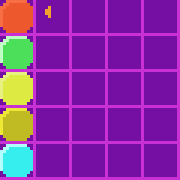
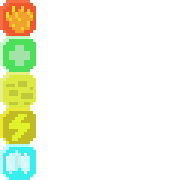
Before/after of a 180px x 180px layered artwork. What changed in the layer stack:
painted on "Layer 1" over [0, 0, 51, 180]
hid "Grid" over [0, 0, 180, 180]
